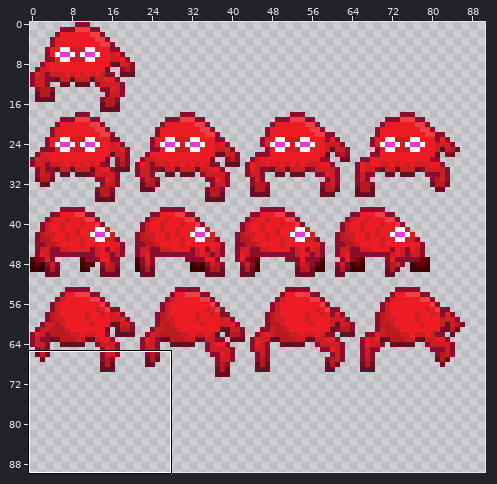
Edited in one commit: sprite sheet (Assets/Art/Sprites/Sqeadly.png). The first picture is a wide view before the edit; the outline marks the close-up.
Close-up. The starting point:
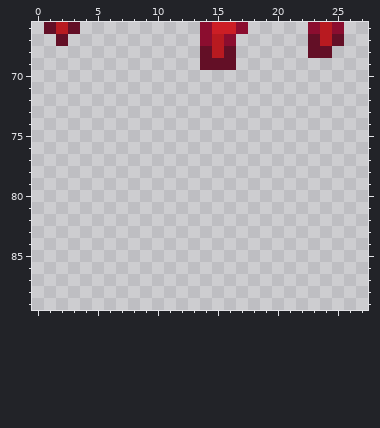
The file is 100x100 pixels. Shown: x 0..27, y 66..89. The wide view leaves out empty margins.
After:
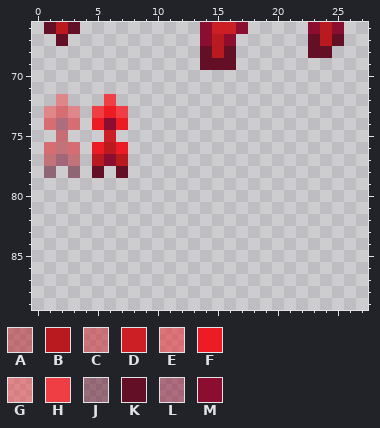
Palette (. is transparent): A #b81a2080  B #b81a20  C #cc1e2580  D #cc1e25  E #ed1c2480  F #ed1c24  G #ef3f4580  H #ef3f45  J #630f2680  K #630f26  L #8b0d2f80  M #8b0d2f
Difference:
y 72: x 2 . -> G; x 6 . -> H
y 73: x 1..3 ... -> GEG; x 5..7 ... -> HFH
y 74: x 1..3 ... -> ELE; x 5..7 ... -> FMF
y 75: x 2 . -> C; x 6 . -> D
y 76: x 1..3 ... -> EAE; x 5..7 ... -> FBF
y 77: x 1..3 ... -> ALA; x 5..7 ... -> BMB
y 78: x 1 . -> J; x 3 . -> J; x 5 . -> K; x 7 . -> K
Boxes around the changes in both close-ups, in picture pixels (x1, y1, x2, y2):
added: (44, 94, 128, 178)
